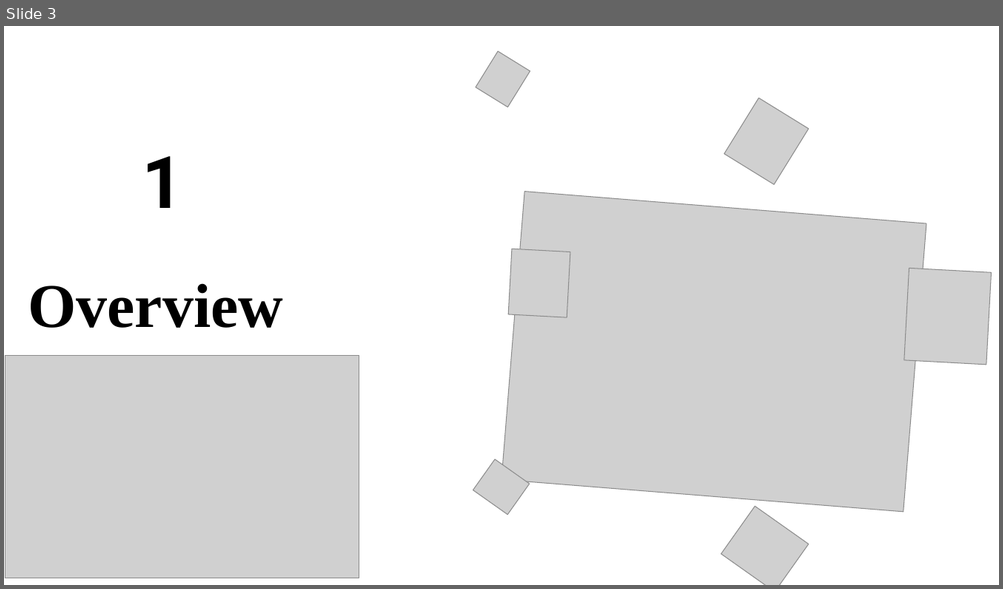
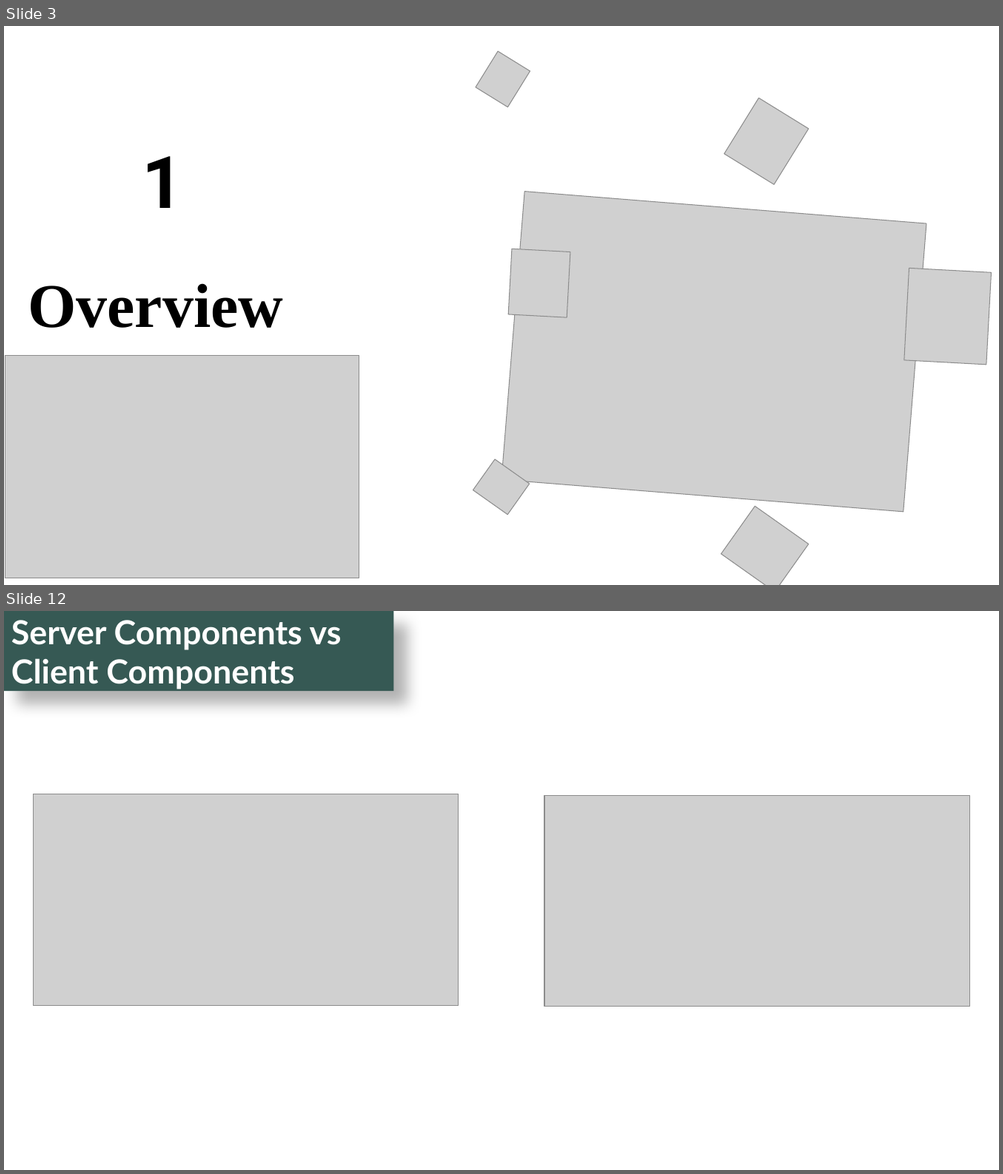
Before and after one commit to PinkPigPinkPig/seminar-rsc, a slide deck: RSC final.pptx. Shown one above the other, each under a label of ours: slide 3 before the commit, slides 3 and 12 after it; the slides between them are not shown. The pictures are 1003x589 and 1003x1174 pixels, drawn with LibreOffice and Linux fonts; fonts in the diff are those of the drawing; grey boxes stand for pictures; background and template pictures are left out. Boxes give left, top, right and bottom in pixels: in the first picture for what was removed or moved away, otherwise in the second. Text is boxed around its words. In the diff, an @@ line names an element or a change of style, - is before the commit and + after.

```diff
--- a/RSC final.pptx
+++ b/RSC final.pptx
@@ slide 12 added at [4, 611, 999, 1170], background #FFFFFF @@
@@ rectangle added at [4, 611, 393, 691], fill #365954, 32 pt, text #FFFFFF, bold @@
+Server Components vs Client Components
@@ picture added at [33, 794, 458, 1005] @@
@@ picture added at [544, 796, 970, 1006] @@
```
Also in this commit, not shown: 15 slides changed, 6 other slides added, 6 slides removed.
